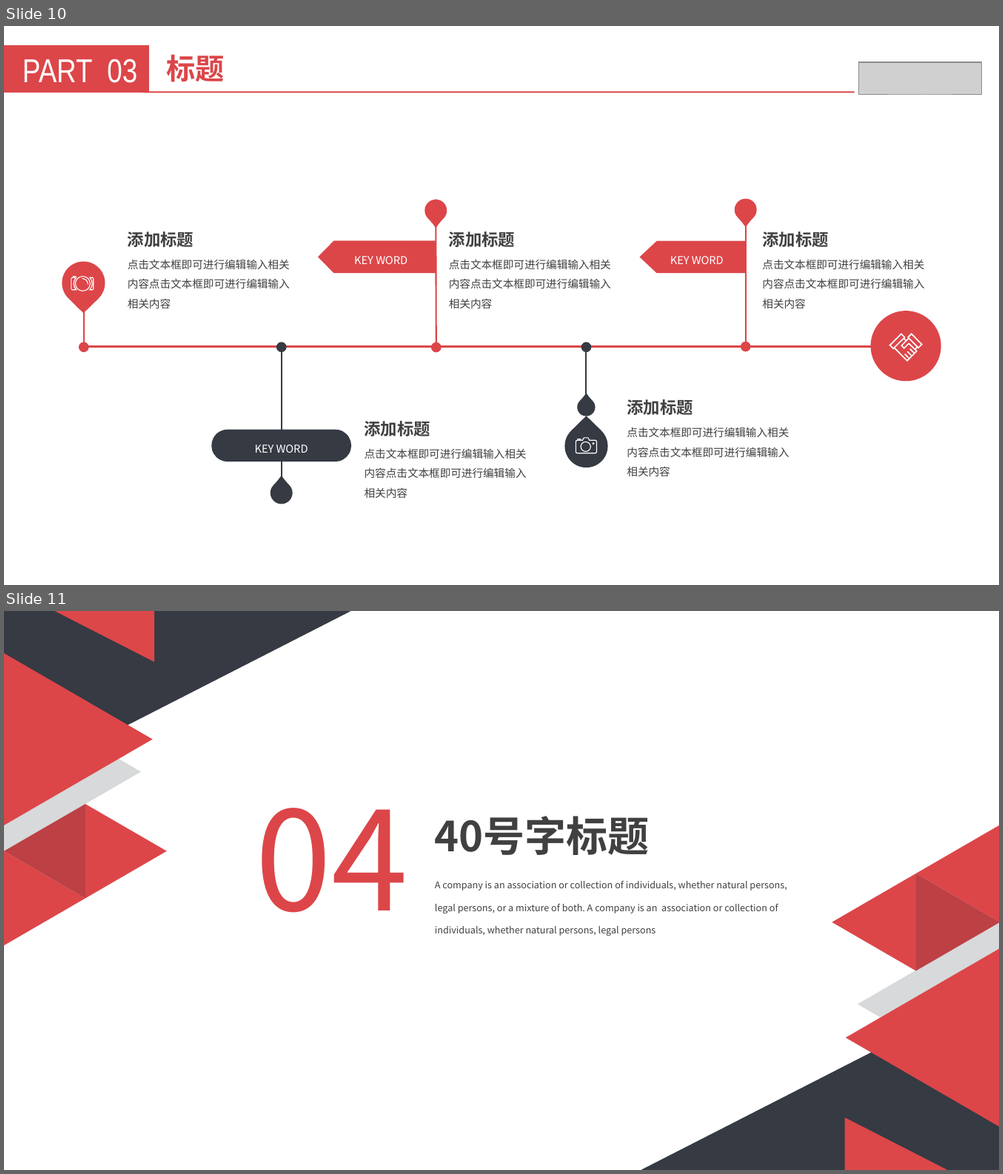
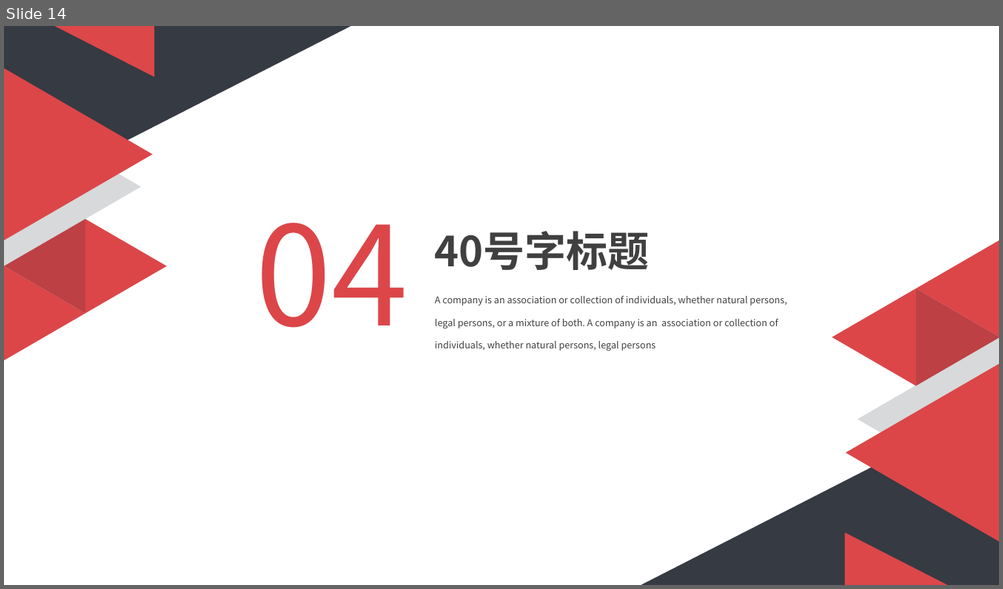
Before and after one commit to Deadnumb/OfficialVision, a slide deck: docs/办公室对象检测系统.pptx. Shown one above the other, each under a label of ours: slides 10 and 11 before the commit, slide 14 after it. The pictures are 1003x1174 and 1003x589 pixels, drawn with LibreOffice and Linux fonts; fonts in the diff are those of the drawing; grey boxes stand for pictures. Boxes give left, top, right and bottom in pixels: in the first picture for what was removed or moved away, otherwise in the second. Text is boxed around its words. In the diff, an @@ line names an element or a change of style, - is before the commit and + after.

```diff
--- a/docs/办公室对象检测系统.pptx
+++ b/docs/办公室对象检测系统.pptx
@@ slide 10 removed at [4,26,999,585], background #FFFFFF @@
@@ rectangle removed at [4,46,148,93] @@
@@ text removed at [22,59,137,83] @@
-PART 03
@@ text removed at [167,54,225,82] @@
-标题
@@ picture removed at [859,62,982,96] @@
@@ line removed from (144, 93) to (854, 93) @@
@@ group removed at [54,195,940,510]: 10 texts, 6 teardrops, 5 arrows, 3 freeform shapes, 2 pentagon arrows, 1 line, 1 rounded rectangle, 1 ellipse @@
-KEY WORD
-KEY WORD
-KEY WORD
-点击文本框即可进行编辑输入相关内容点击文本框即可进行编辑输入相关内容
-添加标题
-点击文本框即可进行编辑输入相关内容点击文本框即可进行编辑输入相关内容
-添加标题
-点击文本框即可进行编辑输入相关内容点击文本框即可进行编辑输入相关内容
-添加标题
-点击文本框即可进行编辑输入相关内容点击文本框即可进行编辑输入相关内容
-添加标题
-点击文本框即可进行编辑输入相关内容点击文本框即可进行编辑输入相关内容
-添加标题
@@ what was slide 11 is now slide 14 @@
```
Also in this commit, not shown: 2 slides changed, 4 slides added.
